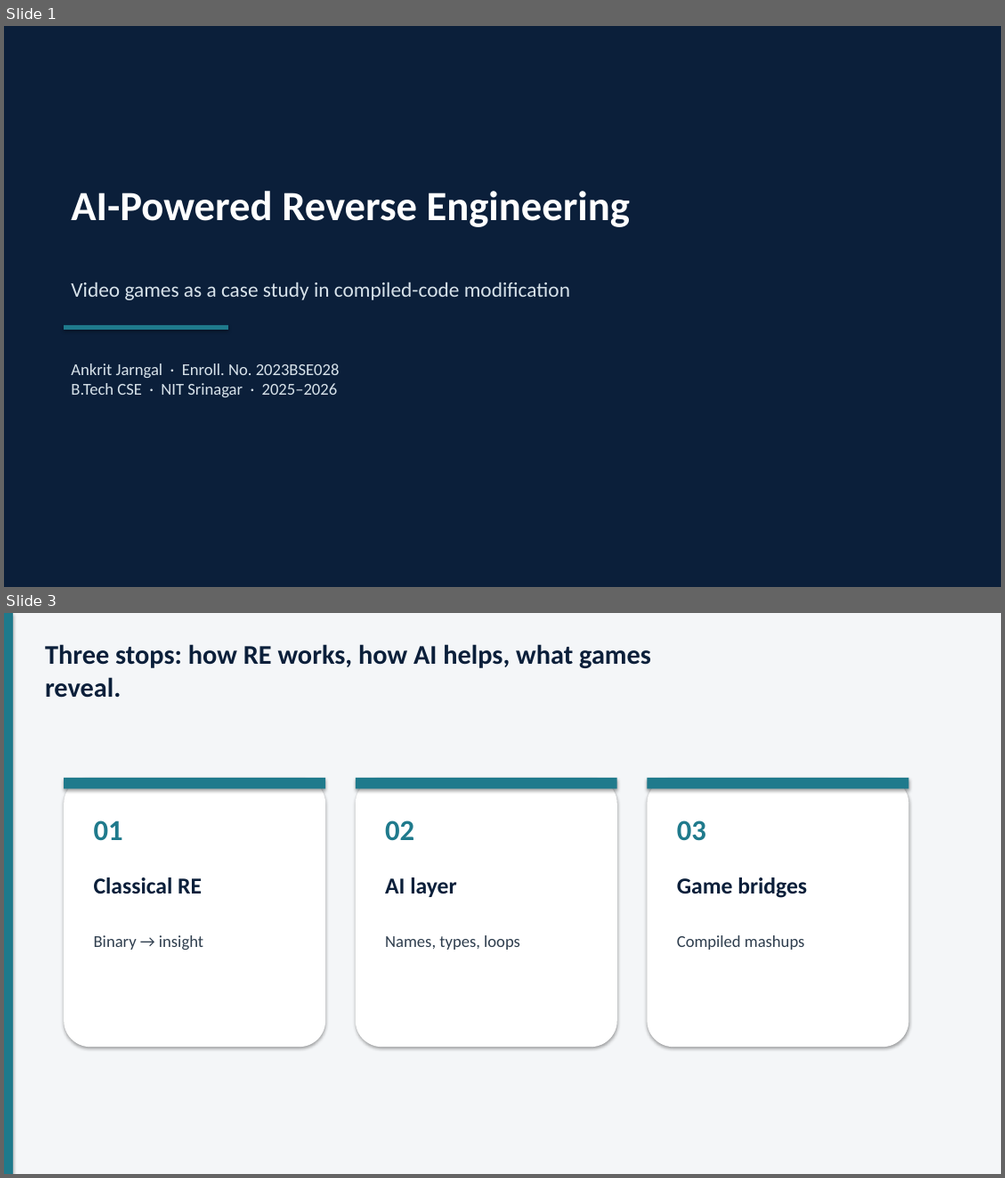
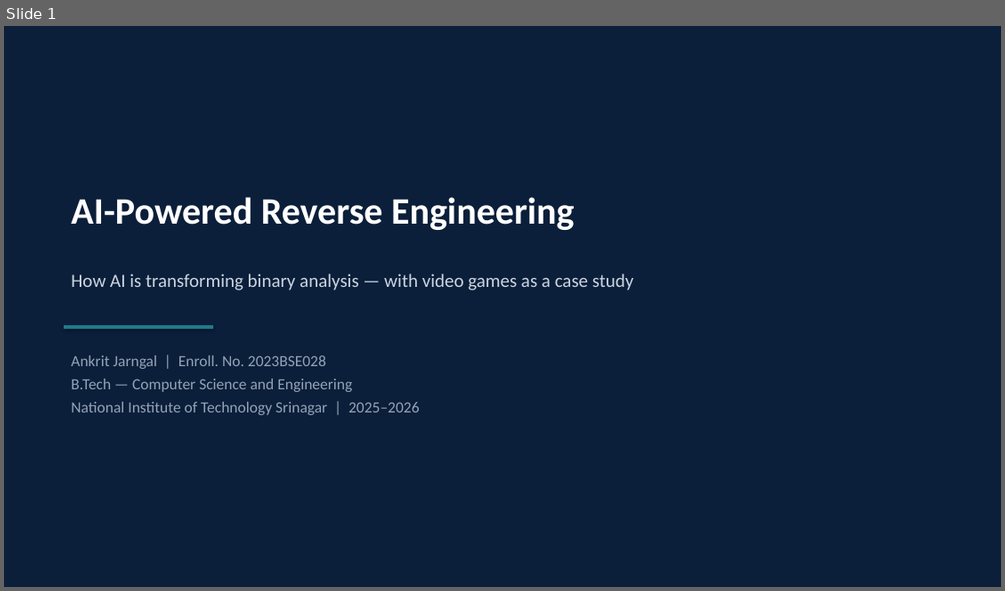
Before and after one commit to Ankritjarngal/coding-platform-assignment, a slide deck: seminar/Ankrit_Jarngal_2023BSE028_Seminar_PPT.pptx. Shown one above the other, each under a label of ours: slides 1 and 3 before the commit, slide 1 after it; the slides between them are not shown. The pictures are 1005x1178 and 1005x591 pixels, drawn with LibreOffice and Linux fonts; fonts in the diff are those of the drawing. Boxes give left, top, right and bottom in pixels: in the first picture for what was removed or moved away, otherwise in the second. Text is boxed around its words. In the diff, an @@ line names an element or a change of style, - is before the commit and + after.

```diff
--- a/seminar/Ankrit_Jarngal_2023BSE028_Seminar_PPT.pptx
+++ b/seminar/Ankrit_Jarngal_2023BSE028_Seminar_PPT.pptx
@@ slide 3 removed at (x1=4, y1=613, x2=1001, y2=1174), background #F4F6F8 @@
@@ rectangle removed at (x1=4, y1=613, x2=13, y2=1174) @@
@@ text removed at (x1=45, y1=644, x2=651, y2=698) @@
-Three stops: how RE works, how AI helps, what games reveal.
@@ rounded rectangle removed at (x1=64, y1=778, x2=325, y2=1046) @@
@@ rectangle removed at (x1=64, y1=778, x2=325, y2=788) @@
@@ rounded rectangle removed at (x1=356, y1=778, x2=617, y2=1046) @@
@@ rectangle removed at (x1=356, y1=778, x2=617, y2=788) @@
@@ rounded rectangle removed at (x1=647, y1=778, x2=909, y2=1046) @@
@@ rectangle removed at (x1=647, y1=778, x2=909, y2=788) @@
@@ text removed at (x1=94, y1=820, x2=123, y2=841) @@
-01
@@ text removed at (x1=385, y1=820, x2=414, y2=841) @@
-02
@@ text removed at (x1=677, y1=820, x2=706, y2=841) @@
-03
@@ text removed at (x1=94, y1=877, x2=202, y2=893) @@
-Classical RE
@@ text removed at (x1=385, y1=877, x2=456, y2=897) @@
-AI layer
@@ text removed at (x1=677, y1=877, x2=807, y2=898) @@
-Game bridges
@@ text removed at (x1=94, y1=935, x2=203, y2=949) @@
-Binary → insight
@@ text removed at (x1=385, y1=935, x2=520, y2=949) @@
-Names, types, loops
@@ text removed at (x1=677, y1=935, x2=805, y2=949) @@
-Compiled mashups
@@ slide 1 changed as well @@
@@ text "AI-Powered Reverse Engineering" moved from (x1=71, y1=191, x2=630, y2=227) to (x1=71, y1=197, x2=574, y2=230) @@
@@ text "AI-Powered Reverse Engineering" at (x1=71, y1=197, x2=574, y2=230): size 40 to 36 pt; more space between paragraphs @@
@@ text at (x1=71, y1=273, x2=634, y2=290): text changed; size 20 to 18 pt; text colour #D7E2EA to #CBD5E1 @@
-Video games as a case study in compiled-code modification
+How AI is transforming binary analysis — with video games as a case study
@@ rectangle resized from (x1=64, y1=325, x2=228, y2=329) to (x1=64, y1=325, x2=213, y2=329) @@
@@ text at (x1=71, y1=355, x2=420, y2=415): text changed; size 16 to 15 pt; text colour #D7E2EA to #94A3B8 @@
-Ankrit Jarngal · Enroll. No. 2023BSE028
-B.Tech CSE · NIT Srinagar · 2025–2026
+Ankrit Jarngal | Enroll. No. 2023BSE028
+B.Tech — Computer Science and Engineering
+National Institute of Technology Srinagar | 2025–2026
```
Also in this commit, not shown: 8 slides added, 12 other slides removed, 14 other files.
